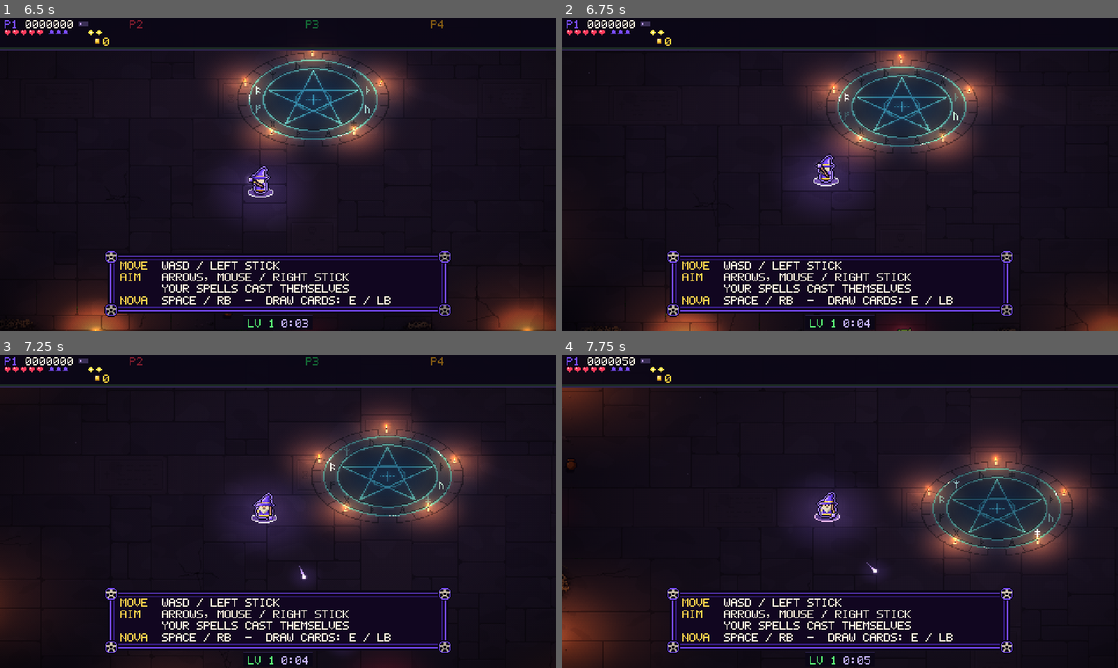
Above: before the commit, frames 1-4 (two rows, left to right).
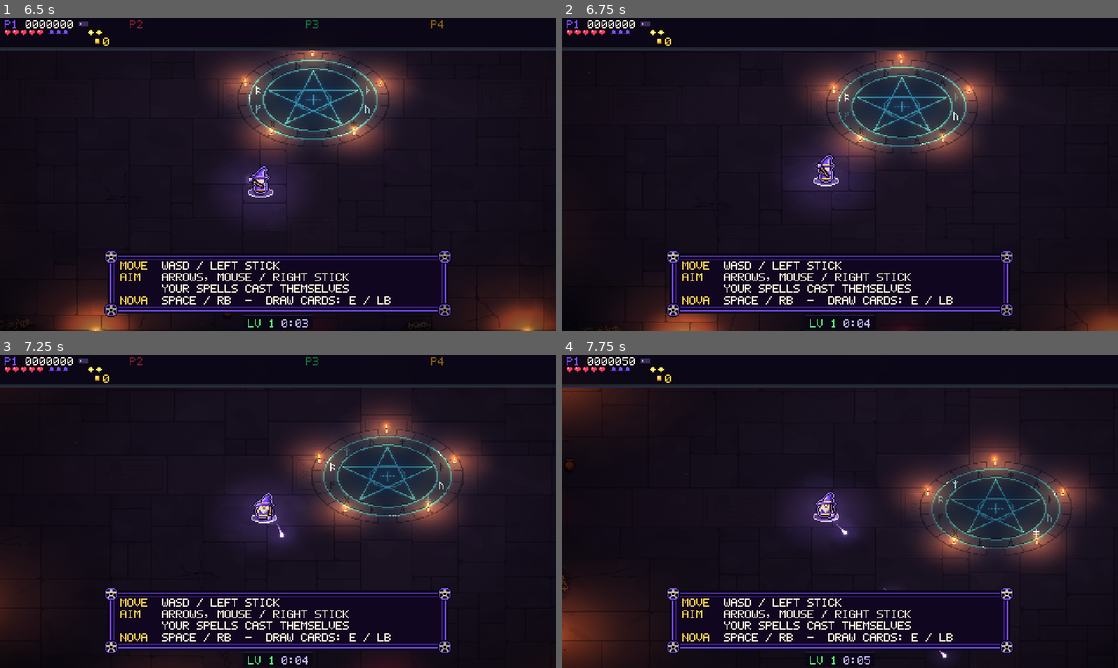
Above: after the commit, the same moments.

Repository: Proximo0/MagicSmash
Game: Godot game, scene res://tests/bot/bot.tscn
Same seed, same stepped clock (60 frames per second), same inputs: the game is played once before the commit and once after it. This scene is started directly instead of the project's main scene.
Inputs (mouse positions are in pixels of both pictures, inside the frame that each line leads up to):
- Up to frame 1 (6.5 s): tap Enter at 0.5, 5.1 s; move the mouse to (400, 158) at 0.52 s; hold Right 0.53-1.25 s; tap P at 0.6 s; click (400, 158) at 0.67 s; tap Space at 0.77, 1.07, 3.77, 4.07 s; drag from (166, 190) to (250, 237) at 1.27 s; move the mouse to (333, 105) at 2.02 s; hold Right 2.03-2.75 s; tap 1 at 2.1 s; drag from (250, 237) to (111, 127) at 2.77 s; move the mouse to (444, 221) at 3.52 s; hold Left 3.53-4.25 s; tap 3 at 3.6 s; drag from (111, 127) to (194, 96) at 4.27 s; move the mouse to (305, 174) at 5.02 s; hold Down 5.03-5.75 s; click (305, 174) at 5.17 s; drag from (194, 96) to (166, 190) at 5.77 s
- Up to frame 2 (6.75 s): move the mouse to (962, 158) at 6.52 s; hold Up from 6.53 s (still down); tap Z at 6.6 s
- Up to frame 3 (7.25 s): keep holding Up; tap Space at 6.77, 7.07 s
- Up to frame 4 (7.75 s): release Up at 7.25 s; drag from (728, 527) to (812, 574) at 7.27 s

Frame 1 is identical in both runs. In frame 2, less than 0.1% of the frame differs, in the area x 59-64%, y 97-100%; in frame 3, 0.2%; in frame 4, 1.7%, in the area x 0-95%, y 10-98%.

Commit message:
WIP: gentler early ramp (rate 7 per minute, HP growth 1.14), solo pin updated
Co-Authored-By: Claude Fable 5.2 <noreply@anthropic.com>
Claude-Session: https://claude.ai/code/session_01Mr779yQiKfgnxCHZUAtBUk

Diff:
--- a/game/debug/tuning.gd
+++ b/game/debug/tuning.gd
@@ -17,7 +17,7 @@
 	["auto_aim_range", 200.0, 40.0, 480.0, 10.0, "Casting", "Spells auto-aim at the nearest enemy within this range, px, unless the player aims."],
 	["horde_start_budget", 0.0, 0.0, 100.0, 1.0, "Spawning", "Spawn budget the horde starts with, so the first enemies come at once."],
 	["horde_rate_base", 2.0, 0.0, 40.0, 0.1, "Spawning", "Spawn budget earned per second at the start of a run (a goblin costs 1, an orc 9)."],
-	["horde_rate_per_min", 8.0, 0.0, 20.0, 0.1, "Spawning", "Spawn budget per second added for each minute survived."],
+	["horde_rate_per_min", 7.0, 0.0, 20.0, 0.1, "Spawning", "Spawn budget per second added for each minute survived."],
 	["spawn_party_scale", 0.4, 0.0, 1.5, 0.05, "Spawning", "Extra budget per extra wizard: budget x (1 + this x (players - 1))."],
 	["down_spawn_weight", 1.0, 0.0, 1.0, 0.05, "Spawning", "How much a fallen wizard counts toward the party size the horde scales with (1 = a full wizard)."],
 	["apprentice_scale", 1.0, 0.0, 1.0, 0.05, "Spawning", "How much an apprentice (computer wizard) counts toward the party size the horde scales with."],
@@ -79,7 +79,7 @@
 	["enemy_speed_mul", 0.85, 0.3, 3.0, 0.05, "Scaling", "Multiplier on every enemy's walk speed (the Lich's too)."],
 	["mage_orb_speed", 85.0, 30.0, 300.0, 5.0, "Scaling", "Speed of a dark mage's orbs, px/s."],
 	["final_hp_per_player", -0.15, -0.3, 1.0, 0.01, "Scaling", "The Archlich's HP changes by this fraction per extra wizard, on top of boss_hp_per_player."],
-	["enemy_hp_growth", 1.12, 1.0, 1.5, 0.01, "Scaling", "Compound enemy HP growth per minute on top of enemy_hp_per_min: HP x this ^ (minute - 1)."],
+	["enemy_hp_growth", 1.14, 1.0, 1.5, 0.01, "Scaling", "Compound enemy HP growth per minute on top of enemy_hp_per_min: HP x this ^ (minute - 1)."],
 	["enemy_hp_mul", 1.0, 0.1, 10.0, 0.05, "Scaling", "Multiplier on every horde enemy's and elite's HP (not the Lich's: boss_hp_mul)."],
 	["xp_first_level", 20.0, 1.0, 200.0, 1.0, "XP", "XP needed to go from level 1 to level 2."],
 	["xp_per_level", 90.0, 0.0, 200.0, 1.0, "XP", "Extra XP needed per level beyond the first (linear part)."],
--- a/tests/unit/test_world_fallen.gd
+++ b/tests/unit/test_world_fallen.gd
@@ -368,4 +368,4 @@
 	assert_eq(hash(rows), SOLO_PIN, "solo plays as before")
 
 
-const SOLO_PIN := 3551514773
+const SOLO_PIN := 2643833258
Not shown, changed: docs/systems.md
